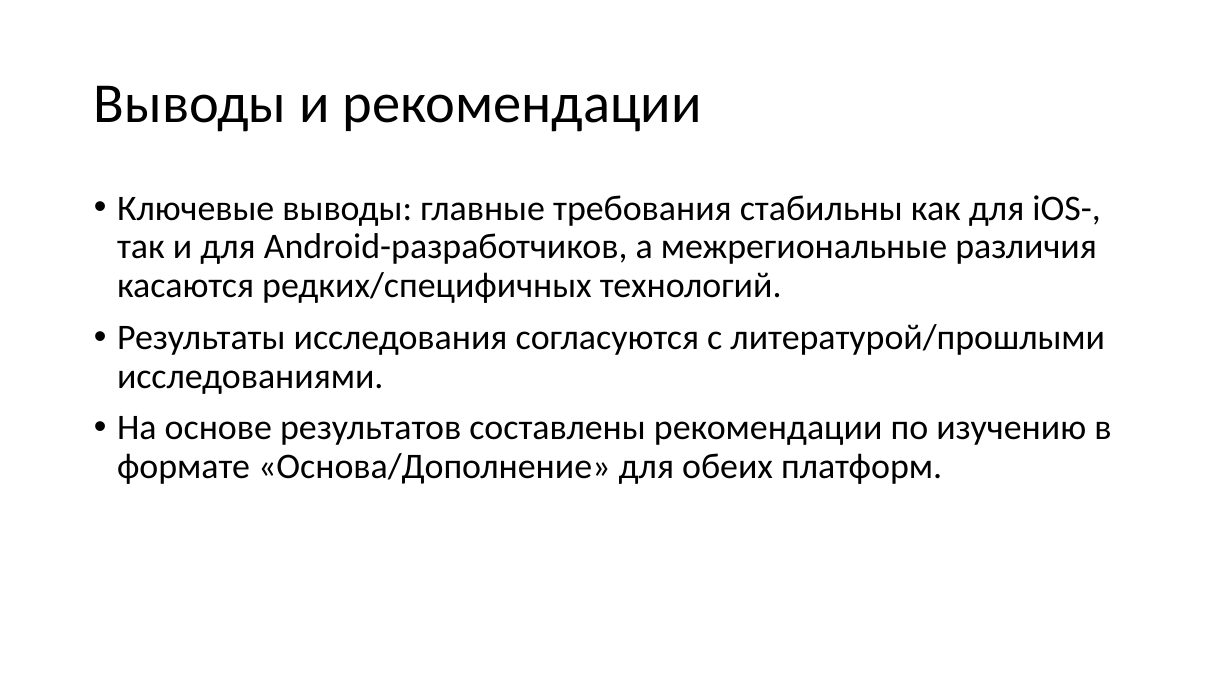
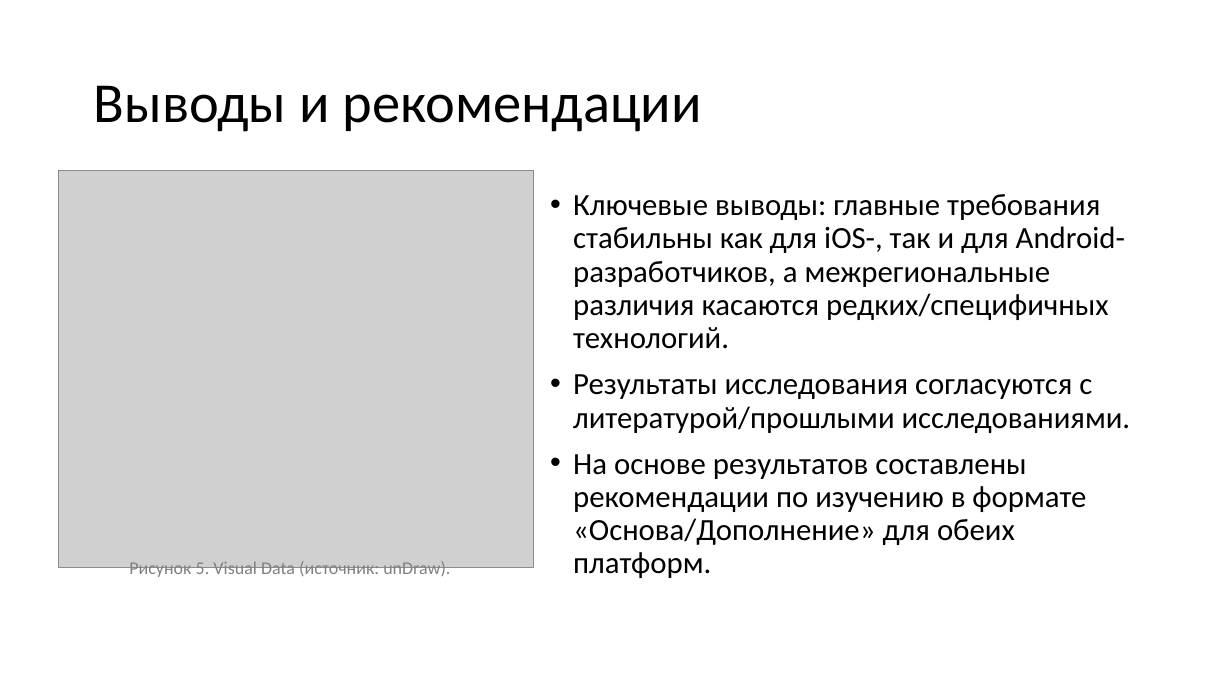
Before and after one commit to S0la1re/Research-work-new, a slide deck: slide 7 of Presentations of Bachelor's theses.pptx. Drawn at 1232x693 pixels with LibreOffice and Linux fonts; fonts in the diff are those of the drawing; grey boxes stand for pictures. Boxes give left, top, right and bottom in pixels: in the first picture for what was removed or moved away, otherwise in the second. Text is boxed around its words. In the diff, an @@ line names an element or a change of style, - is before the commit and + after.

```diff
--- a/Presentations of Bachelor's theses.pptx
+++ b/Presentations of Bachelor's theses.pptx
@@ picture added at box(59, 171, 533, 568) @@
@@ text "Ключевые выводы: главные требования стабильны ...": place and size @@
-text "Ключевые выводы: главные требования стабильны ..." at box(117, 195, 1111, 484)
+text "Ключевые выводы: главные требования стабильны ..." at box(573, 194, 1131, 578)
@@ text "Ключевые выводы: главные требования стабильны ..." at box(573, 194, 1131, 578): size 28 to 24 pt @@
@@ text added at box(129, 561, 450, 580), 14 pt, text #808080 @@
+Рисунок 5. Visual Data (источник: unDraw).
```
Also in this commit, not shown: 7 other slides changed, 1 slide added, 1 slide removed.
